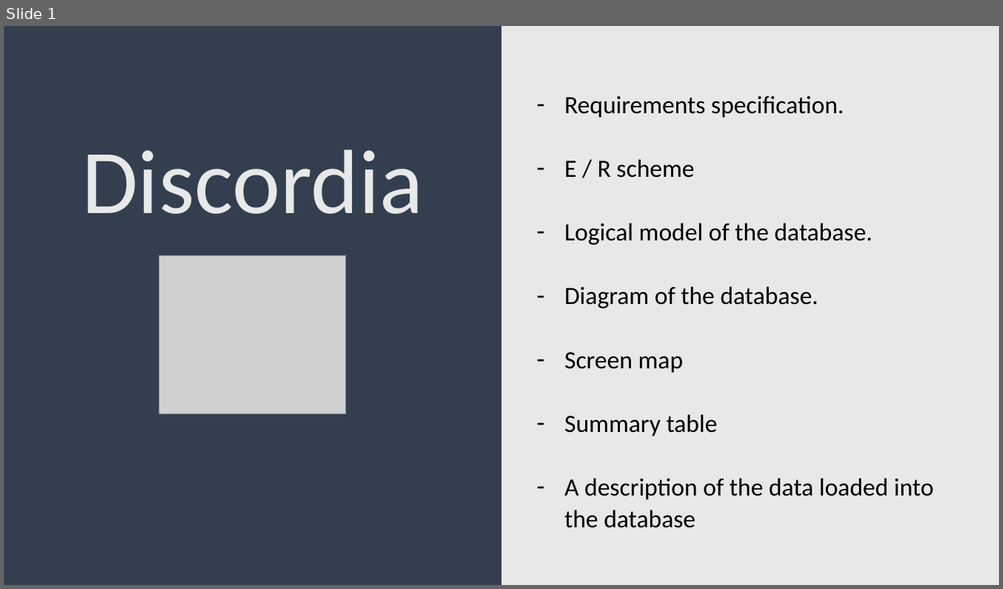
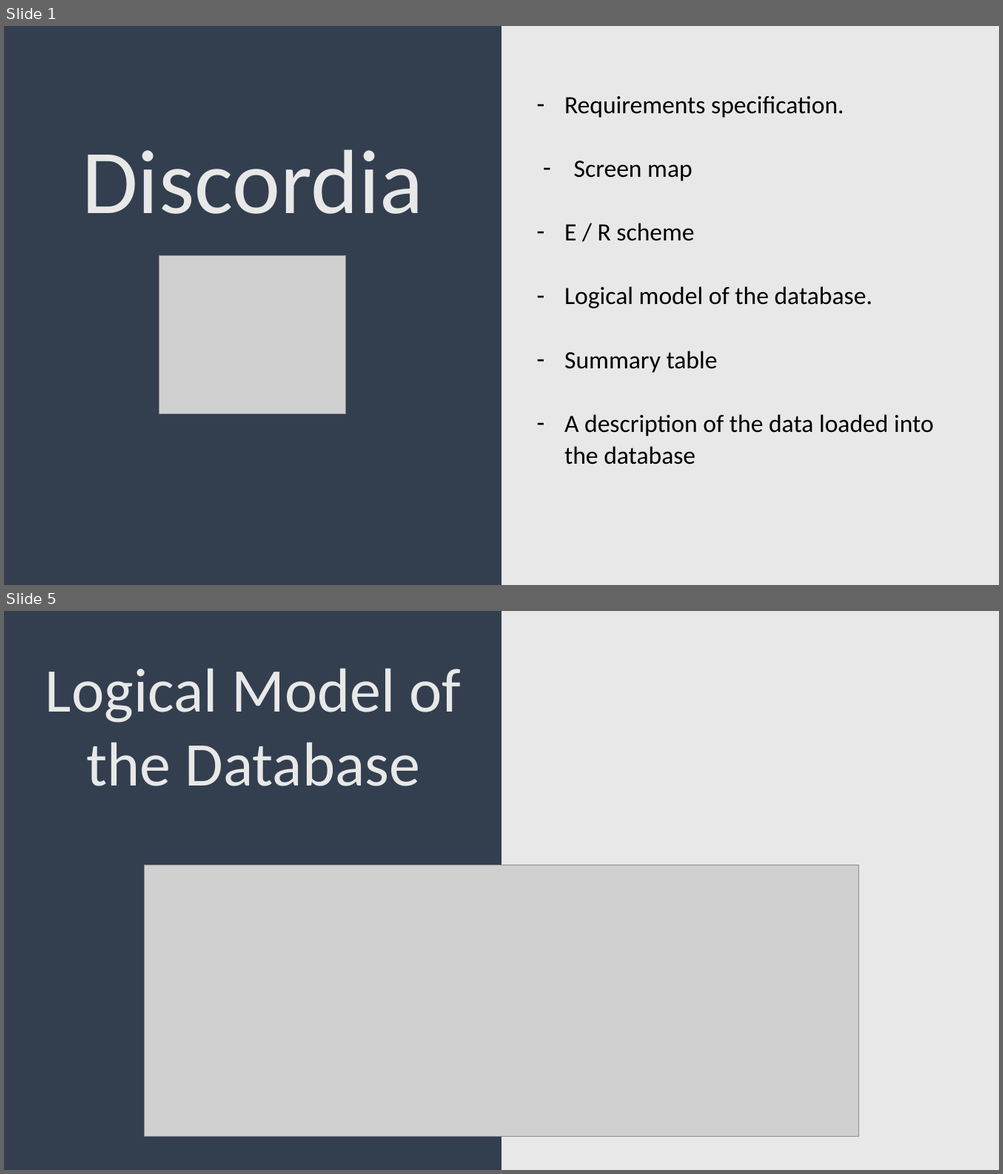
Before and after one commit to DaniGFClase/Operacion-Discordia, a slide deck: documentation/Exposition.pptx. Shown one above the other, each under a label of ours: slide 1 before the commit, slides 1 and 5 after it; the slides between them are not shown. The pictures are 1003x589 and 1003x1174 pixels, drawn with LibreOffice and Linux fonts; fonts in the diff are those of the drawing; grey boxes stand for pictures. Boxes give left, top, right and bottom in pixels: in the first picture for what was removed or moved away, otherwise in the second. Text is boxed around its words. In the diff, an @@ line names an element or a change of style, - is before the commit and + after.

```diff
--- a/documentation/Exposition.pptx
+++ b/documentation/Exposition.pptx
@@ slide 5 added at (4, 611, 999, 1170), background gradient #333F50 to #E8E8E8 @@
@@ text added at (45, 668, 461, 786), 60 pt, text #E8E8E8 @@
+Logical Model of the Database
@@ picture added at (145, 866, 858, 1137) @@
@@ slide 1 changed as well @@
@@ text at (564, 96, 933, 465): indent changed; less space between paragraphs @@
@@ text at (574, 161, 692, 181): paragraph added @@
+– Screen map
@@ text at (564, 286, 818, 373): paragraphs removed @@
-– Diagram of the database.
-– Screen map
```
Also in this commit, not shown: 9 other slides added, 8 slides removed, 4 other files.
